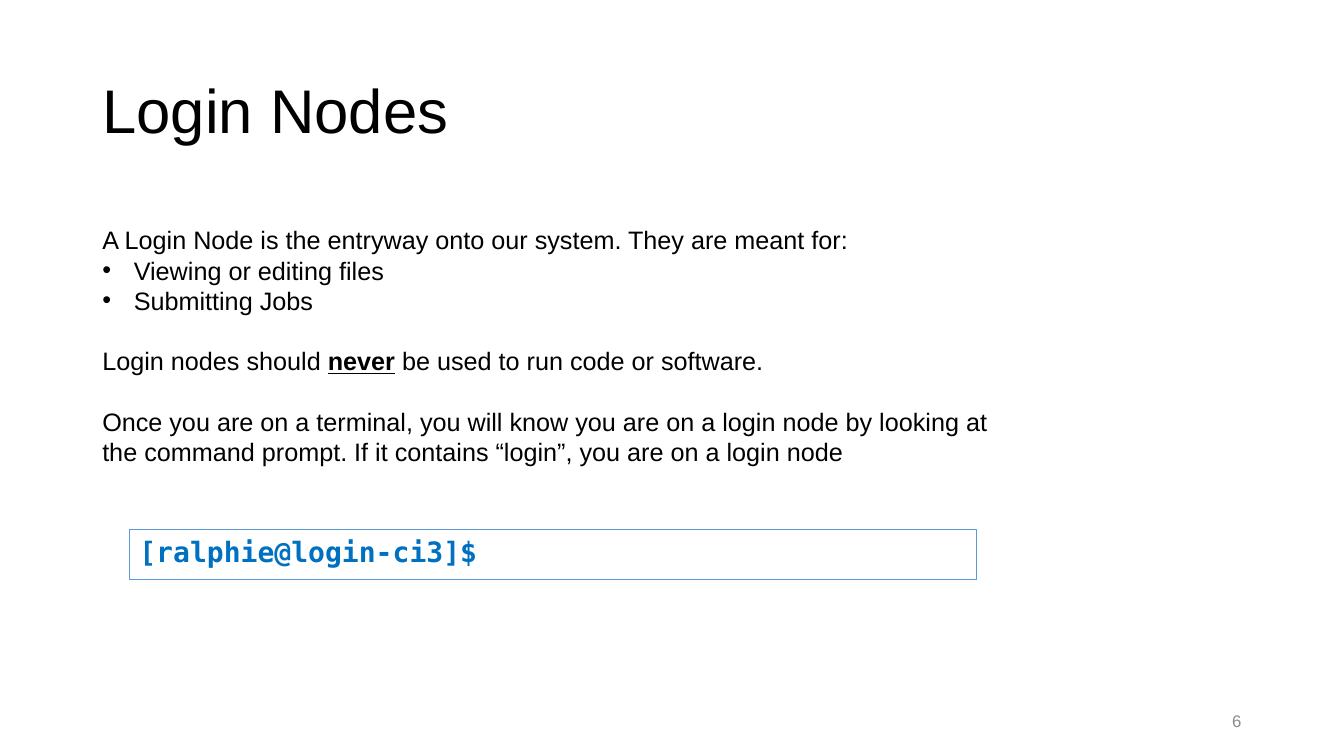
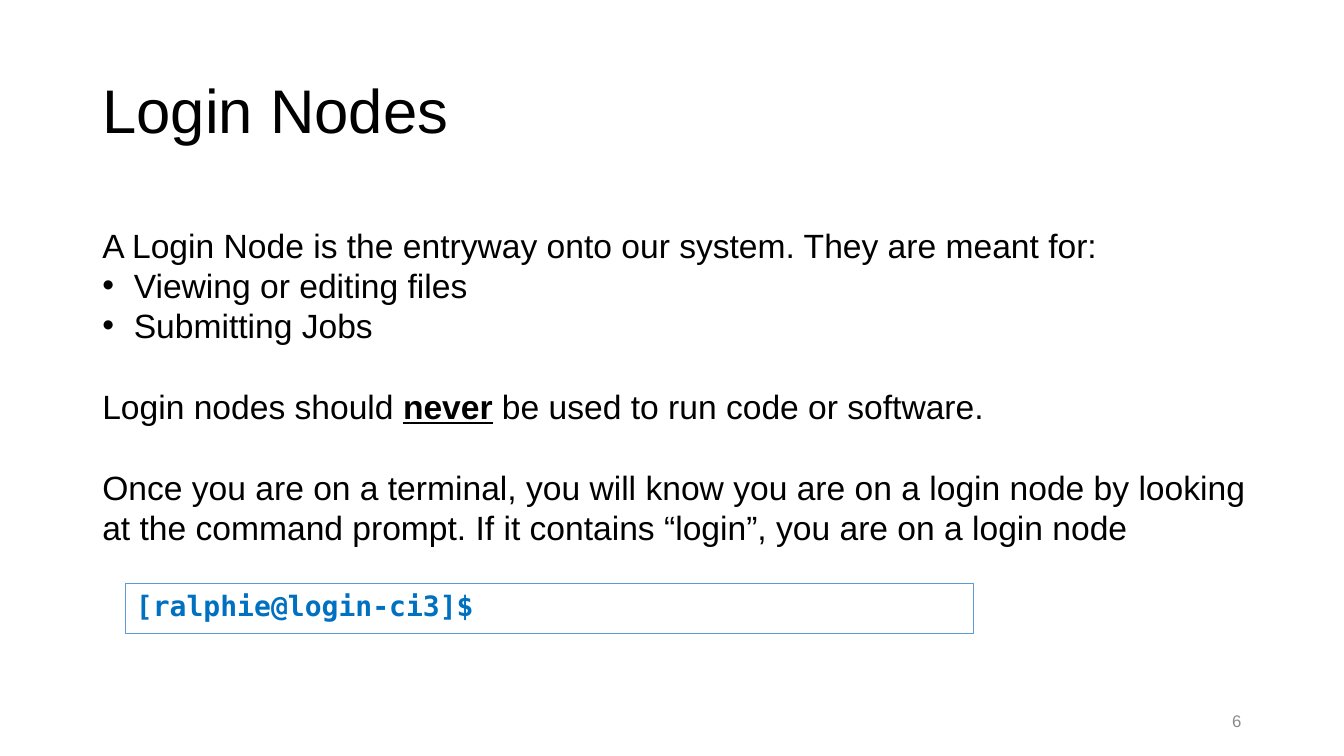
Before and after one commit to ResearchComputing/Getting_Started_With_Research_Computing, a slide deck: slide 6 of Command_Line_And_Job_Scheduling.pptx. Drawn at 1344x756 pixels with LibreOffice and Linux fonts; fonts in the diff are those of the drawing; background and template pictures are left out. Boxes give left, top, right and bottom in pixels: in the first picture for what was removed or moved away, otherwise in the second. Text is boxed around its words. In the diff, an @@ line names an element or a change of style, - is before the commit and + after.

```diff
--- a/Command_Line_And_Job_Scheduling.pptx
+++ b/Command_Line_And_Job_Scheduling.pptx
@@ text "A Login Node is the ..." at <box>102,233,1245,547</box>: size 18 to 24 pt @@
@@ rectangle "[ralphie@login-ci3]$": place and size @@
-rectangle "[ralphie@login-ci3]$" at <box>129,529,977,580</box>
+rectangle "[ralphie@login-ci3]$" at <box>126,584,974,634</box>
```
Also in this commit, not shown: 17 other slides changed, 2 slides added, 1 other file.
